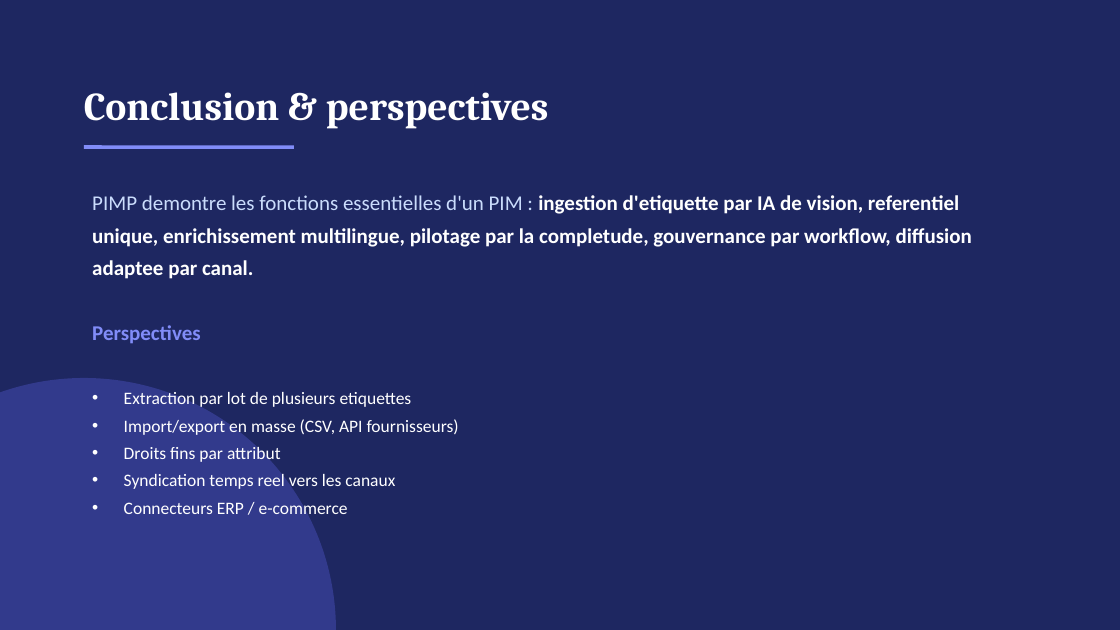
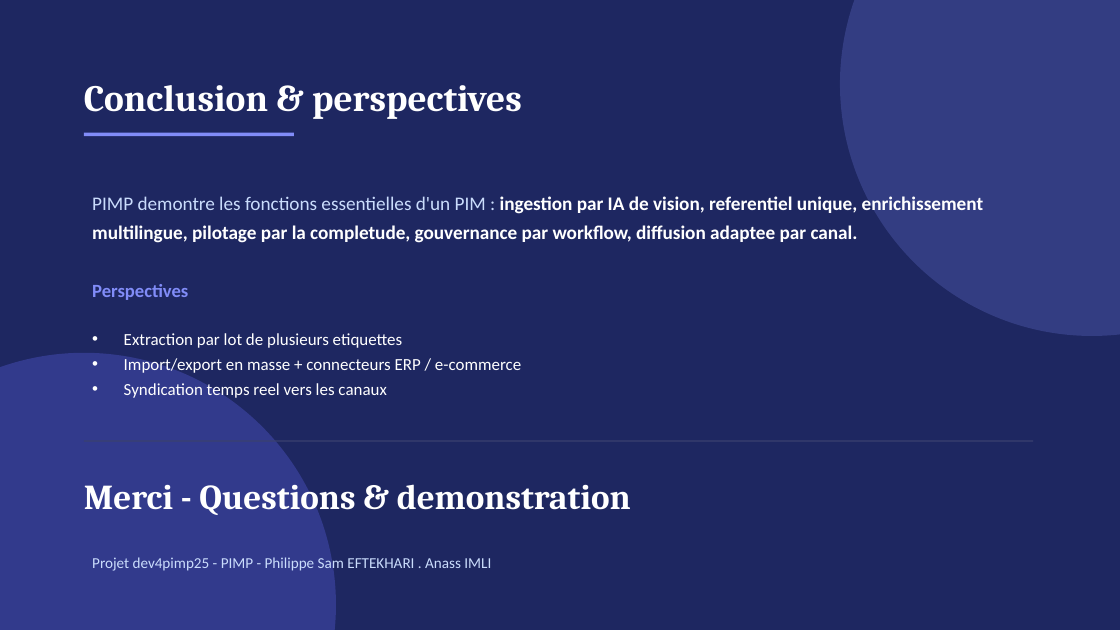
Before and after one commit to philippe-eftekhari/Projet-PIMP, a slide deck: slide 20 of docs/presentation.pptx (slide 26 before the commit). Drawn at 1120x630 pixels with LibreOffice and Linux fonts; fonts in the diff are those of the drawing. Boxes give left, top, right and bottom in pixels: in the first picture for what was removed or moved away, otherwise in the second. Text is boxed around its words. In the diff, an @@ line names an element or a change of style, - is before the commit and + after.

Commit message:
Correctifs: ingestion sans auth, .env robuste, presentation 20 slides

```diff
--- a/docs/presentation.pptx
+++ b/docs/presentation.pptx
@@ ellipse added at [840,0,1120,336], fill #818CF8 at 22% opacity @@
@@ text "Conclusion & perspectives": place and size @@
-text "Conclusion & perspectives" at [84,92,548,129]
+text "Conclusion & perspectives" at [84,85,522,119]
@@ text "Conclusion & perspectives" at [84,85,522,119]: size 34 to 32 pt @@
@@ line moved from (84, 147) - (294, 147) to (84, 134) - (294, 134) @@
@@ text at [92,196,983,243]: text changed; size 18 to 16.5 pt @@
-PIMP demontre les fonctions essentielles d'un PIM : ingestion d'etiquette par IA de vision, referentiel unique, enrichissement multilingue, pilotage par la completude, gouvernance par workflow, diffusion adaptee par canal.
+PIMP demontre les fonctions essentielles d'un PIM : ingestion par IA de vision, referentiel unique, enrichissement multilingue, pilotage par la completude, gouvernance par workflow, diffusion adaptee par canal.
@@ text "Perspectives": place and size @@
-text "Perspectives" at [92,325,200,344]
+text "Perspectives" at [92,284,188,300]
@@ text "Perspectives" at [92,284,188,300]: size 18 to 16 pt @@
@@ text "Extraction par lot de plusieurs ...": place and size @@
-text "Extraction par lot de plusieurs ..." at [124,390,459,518]
+text "Extraction par lot de plusieurs ..." at [124,333,521,398]
@@ ellipse: place and size @@
-ellipse at [0,378,336,630]
+ellipse at [0,353,336,630]
@@ text at [124,358,521,373]: text changed; size 15 to 14.5 pt @@
-• Import/export en masse (CSV, API fournisseurs)
-• Droits fins par attribut
+• Import/export en masse + connecteurs ERP / e-commerce
@@ text at [124,333,403,398]: size 15 to 14.5 pt in "Extraction par lot de plusieurs etiquettes", "Syndication temps reel vers les canaux"; line spacing 1.3 to 1.25 @@
@@ line added from (84, 441) to (1033, 441), #3A4170 1 pt @@
@@ text added at [84,477,631,517], 30 pt, text #FFFFFF, bold @@
+Merci - Questions & demonstration
@@ text at [124,499,348,518]: paragraph removed @@
-• Connecteurs ERP / e-commerce
@@ text added at [92,555,491,573], 13 pt, text #CADCFC @@
+Projet dev4pimp25 - PIMP - Philippe Sam EFTEKHARI . Anass IMLI
```
Also in this commit, not shown: 18 other slides changed, 7 slides removed, 6 other files.
